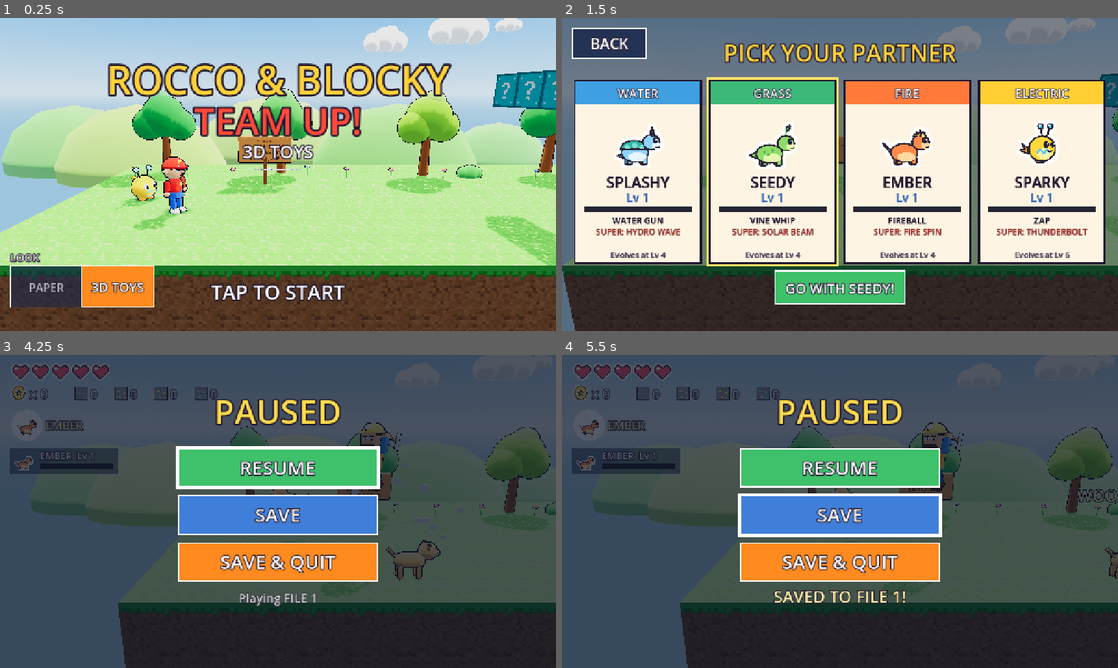
Above: before the commit, frames 1-4 (two rows, left to right).
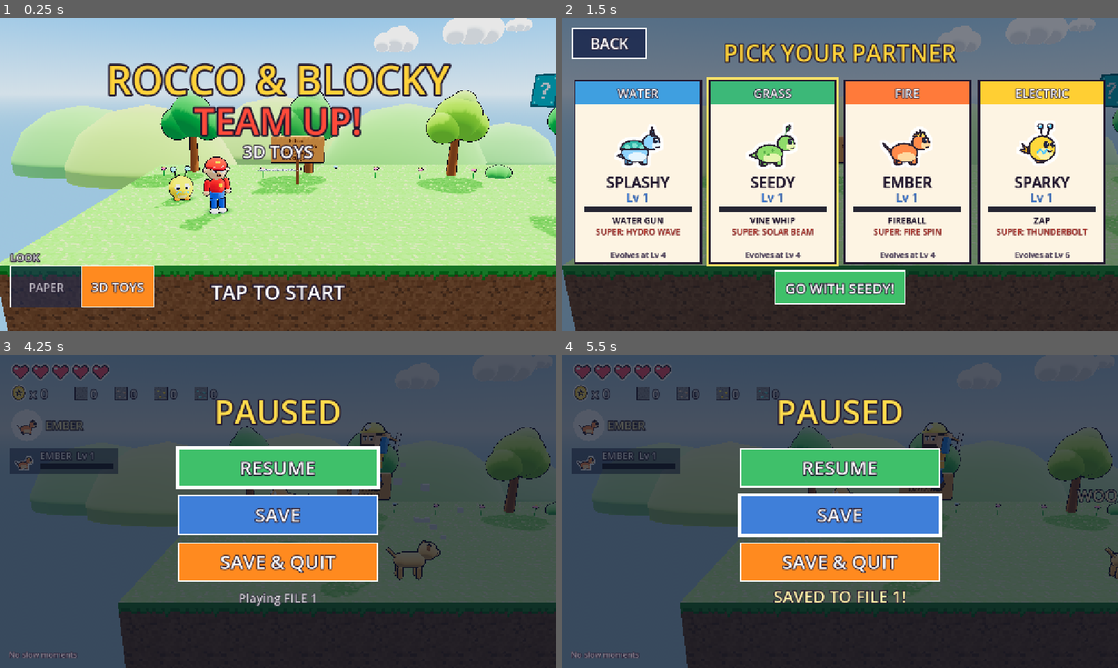
Above: after the commit, the same moments.

Repository: avgeropoulos/sp-ceb-llD3stroyer
Game: Godot game, scene res://main.tscn
The game is run twice, just before and just after one commit, with the same random seed, the same clock (stepped at 60 frames per second) and the same inputs.
Inputs (mouse positions are in pixels of both pictures, inside the frame that each line leads up to):
- Up to frame 1 (0.25 s): no input
- Up to frame 2 (1.5 s): move the mouse to (962, 158) at 0.52 s; hold Right (right) 0.53-1.25 s; tap V (super) at 0.6 s; click (962, 158) at 0.67 s; tap Space (jump) at 0.77 s; tap C (swap) at 0.8 s; drag from (728, 190) to (812, 237) at 1.27 s
- Up to frame 3 (4.25 s): move the mouse to (333, 442) at 2.02 s; hold Right (right) 2.03-2.75 s; tap X (action) at 2.1 s; tap C (swap) at 2.3, 3.6 s; drag from (250, 574) to (111, 464) at 2.77 s; move the mouse to (444, 558) at 3.52 s; hold Left (left) from 3.53 s (still down); tap Space (jump) at 3.77 s; tap Escape (pause) at 4.15 s
- Up to frame 4 (5.5 s): release Left (left) at 4.25 s; drag from (673, 464) to (756, 433) at 4.27 s; move the mouse to (867, 511) at 5.02 s; hold Down (down) from 5.03 s (still down); tap J at 5.1 s; click (867, 511) at 5.17 s; tap C (swap) at 5.3 s

The runs differ from the first frame. In frame 1, 22% of the frame differs, in the area x 0-100%, y 0-100%; in frame 2, less than 0.1%; in frame 3, 0.1%; in frame 4, 0.1%.

Commit message:
Team Up! 3D: fix the lag at the start, on SUPERs and when Krag Jr. shows up
Measured with the real Mobile renderer: drawing the pop-in banners (1-1 MEADOW
MINE, HYDRO WAVE!, KRAG JR.!) took 20-38 ms a frame here (much more on a tablet),
because the pop changed the font size every frame and every letter was redrawn.
* Banners are drawn at one size and scaled; HUD now ~1.5 ms in those moments.
* A short LOADING screen prepares every text size (incl. lowercase), picture,
  HUD shape and effect, so the title and the game don't hitch (title ~0.5 ms).
* Effects never cast shadows and share materials (no new pipelines mid-game).
* Lag finder: the pause menu lists frames over 50 ms and what was happening.

Co-Authored-By: Claude Opus 5.5 <noreply@anthropic.com>
Claude-Session: https://claude.ai/code/session_016VAi3dvV3rpwa6cu57MYxQ

Diff:
--- a/teamup-paper/scripts/fx.gd
+++ b/teamup-paper/scripts/fx.gd
@@ -69,9 +69,7 @@
 
 ## A thunderbolt crashing down onto a spot (Sparky's SUPER).
 func bolt(pos: Vector3) -> void:
-	var m := StandardMaterial3D.new()
-	m.shading_mode = BaseMaterial3D.SHADING_MODE_UNSHADED
-	m.albedo_color = Color(0.6, 0.9, 1.0)
+	var m := _glow(Color(0.6, 0.9, 1.0))
 	var root := Node3D.new()
 	root.position = pos
 	add_child(root)
@@ -89,6 +87,7 @@
 		root.add_child(seg)
 		x = nx
 		y -= 1.5
+	_no_shadows(root)
 	# (no real light here: a new kind of light makes phones rebuild every material = a freeze)
 	burst(pos + Vector3(0, 0.3, 0), Color(0.55, 0.85, 1.0), 12, 6)
 	var tw := create_tween()
@@ -97,11 +96,26 @@
 	tw.tween_callback(root.queue_free)
 
 
+var _glows := {}
+
+
+## Effects glow and never cast shadows (shadows of new effect shapes made the tablet
+## prepare a new shadow pipeline mid-game = a hitch on the first SUPER).
 func _glow(c: Color) -> StandardMaterial3D:
-	var m := StandardMaterial3D.new()
-	m.shading_mode = BaseMaterial3D.SHADING_MODE_UNSHADED
-	m.albedo_color = c
-	return m
+	var k := c.to_html()
+	if not _glows.has(k):
+		var m := StandardMaterial3D.new()
+		m.shading_mode = BaseMaterial3D.SHADING_MODE_UNSHADED
+		m.albedo_color = c
+		_glows[k] = m
+	return _glows[k]
+
+
+func _no_shadows(n: Node) -> void:
+	for c in n.get_children():
+		if c is GeometryInstance3D:
+			c.cast_shadow = GeometryInstance3D.SHADOW_CASTING_SETTING_OFF
+		_no_shadows(c)
 
 
 ## HYDRO WAVE: two big waves roll out both ways from the partner.
@@ -141,6 +155,7 @@
 		foam.rotation.x = PI / 2
 		foam.position = Vector3(dir * 0.85, 1.75, 0)
 		w.add_child(foam)
+		_no_shadows(w)
 		var tw := create_tween()
 		tw.tween_property(w, "position:x", at.x + dir * 14.0, 0.9).set_ease(Tween.EASE_OUT)
 		tw.parallel().tween_property(w, "scale", Vector3(1, 0.4, 1), 0.9)
@@ -164,6 +179,7 @@
 		mi.rotation.z = PI / 2
 		mi.position.x = dir * 0.5
 		b.add_child(mi)
+	_no_shadows(b)
 	b.scale = Vector3(0.01, 1, 1)
 	var tw := create_tween()
 	tw.tween_property(b, "scale:x", length, 0.25)
@@ -185,6 +201,7 @@
 	r.mesh = tm
 	r.material_override = _glow(Color("ff8a2a"))
 	r.position = at + Vector3(0, 0.5, 0)
+	r.cast_shadow = GeometryInstance3D.SHADOW_CASTING_SETTING_OFF
 	add_child(r)
 	r.scale = Vector3(0.3, 1.5, 0.3)
 	var tw := create_tween()
@@ -210,6 +227,7 @@
 		mi.material_override = _glow(Color("3fae4a") if k < n - 1 else Color("7fe05a"))
 		mi.position = dir * (reach * (k + 1) / n) + Vector3(0, sin(k * 1.3) * 0.12, 0)
 		v.add_child(mi)
+	_no_shadows(v)
 	v.scale = Vector3.ONE * 0.05
 	var tw := create_tween()
 	tw.tween_property(v, "scale", Vector3.ONE, 0.1)
--- a/teamup-paper/scripts/hud.gd
+++ b/teamup-paper/scripts/hud.gd
@@ -141,6 +141,9 @@
 	var s := size
 	if game == null:
 		return
+	if game.state == "loading":
+		_draw_loading()
+		return
 	if game.state == "title":
 		_draw_title()
 		return
@@ -153,10 +156,16 @@
 	_draw_hud()
 	if game.state == "play":
 		_draw_controls()
-	if message_t > 0:
+	if message_t > 0 and game.state != "paused":
 		var a := clampf(message_t * 3, 0, 1)
+		# The pop-in grows the picture, never the font size: a new font size every frame makes
+		# the tablet redraw every letter from scratch (that was the lag at the start, on SUPERs
+		# and when Krag Jr. shows up).
 		var pop := 1.0 + maxf(0, (message_t - 1.9)) * 1.5
-		txt(message, Vector2(0, s.y * 0.36), int(64 * pop), Color(1, 0.86, 0.3, a), HORIZONTAL_ALIGNMENT_CENTER, s.x, 14)
+		var mid := Vector2(s.x * 0.5, s.y * 0.36 - 22)
+		draw_set_transform(mid * (1.0 - pop), 0.0, Vector2(pop, pop))
+		txt(message, Vector2(0, s.y * 0.36), 64, Color(1, 0.86, 0.3, a), HORIZONTAL_ALIGNMENT_CENTER, s.x, 14)
+		draw_set_transform(Vector2.ZERO, 0.0, Vector2.ONE)
 		if sub_message != "":
 			txt(sub_message, Vector2(0, s.y * 0.36 + 52), 30, Color(1, 1, 1, a), HORIZONTAL_ALIGNMENT_CENTER, s.x, 8)
 	if game.state == "paused":
@@ -289,6 +298,43 @@
 		txt("UPDATE!", Vector2(r.position.x, r.position.y + 66), 52, Color.WHITE, HORIZONTAL_ALIGNMENT_CENTER, r.size.x, 10)
 
 
+## Every text size the game uses later, drawn invisibly on the title screen (one per frame),
+## so the letters are ready before play and nothing has to be prepared mid-game.
+var warm_sizes := [18, 19, 20, 21, 22, 23, 24, 25, 26, 27, 28, 29, 30, 32, 33, 34, 35, 36, 38, 40, 44, 46, 52, 54, 56, 64, 76, 80, 84, 88, 92]
+const WARM_TEXT := "ABCDEFGHIJKLMNOPQRSTUVWXYZabcdefghijklmnopqrstuvwxyz0123456789 %!?&.,:;'/+-→()"
+
+
+## The first few frames: a plain screen while every text size and effect gets ready.
+## Freezing here is invisible, so the title and the game run smoothly afterwards.
+func _draw_loading() -> void:
+	var s := size
+	draw_rect(Rect2(Vector2.ZERO, s), Color("2a6fb8"))
+	txt("LOADING...", Vector2(0, s.y * 0.5), 48, Color.WHITE, HORIZONTAL_ALIGNMENT_CENTER, s.x, 10)
+	# pictures and shapes the game screen uses (so starting a game doesn't hitch)
+	for l in Mons.ORDER:
+		for st in Mons.LINES[l].names.size():
+			draw_texture_rect(img(Mons.face(l, st)), Rect2(-500, -500, 40, 40), false)
+	for n in ["rocco_idle", "blocky_idle", "heart", "heart_empty", "coin", "kragjr_1"]:
+		draw_texture_rect(img(n), Rect2(-500, -500, 40, 40), false)
+	draw_circle(Vector2(-300, -300), 40, Color(1, 1, 1, 0.01))
+	draw_arc(Vector2(-300, -300), 40, 0, TAU, 48, Color(1, 1, 1, 0.01), 3, true)
+	draw_arc(Vector2(-300, -300), 30, -PI / 2, 1.0, 48, Color(1, 1, 1, 0.01), 8, true)
+	draw_rect(Rect2(-300, -300, 30, 30), Color(1, 1, 1, 0.01), false, 2.0)
+	# the game screen's buttons and panels once, off-screen
+	draw_set_transform(Vector2(-6000, -6000), 0.0, Vector2.ONE)
+	_draw_hud()
+	_draw_controls()
+	draw_set_transform(Vector2.ZERO, 0.0, Vector2.ONE)
+	for i in 7:
+		if warm_sizes.is_empty():
+			break
+		var sz: int = warm_sizes.pop_back()
+		for o in [0, 6, 7, 8, 9, 10, 12, 14, 16, 18]:
+			if o <= sz / 3:
+				draw_string_outline(font, Vector2(-4000, -4000), WARM_TEXT, HORIZONTAL_ALIGNMENT_LEFT, -1, sz, o, Color(0, 0, 0, 0.01))
+		draw_string(font, Vector2(-4000, -4000), WARM_TEXT, HORIZONTAL_ALIGNMENT_LEFT, -1, sz, Color(0, 0, 0, 0.01))
+
+
 func _draw_title() -> void:
 	var s := size
 	var bob := sin(title_t * 2.5) * 6
@@ -342,6 +388,15 @@
 		draw_rect(r, PAUSE_COLORS[i])
 		draw_rect(r, Color.WHITE, false, 3.0)
 		txt(PAUSE_LABELS[i], Vector2(r.position.x, r.position.y + 60), 44, Color.WHITE, HORIZONTAL_ALIGNMENT_CENTER, r.size.x, 9)
+	# lag finder (bottom left): screenshot this if the game stutters
+	if game.slow_count > 0:
+		var ly: float = s.y - 24.0 - game.slow.size() * 24.0
+		txt("Slow moments: %d" % game.slow_count, Vector2(20, ly), 20, Color(1, 1, 1, 0.75), HORIZONTAL_ALIGNMENT_LEFT, -1, 5)
+		for e in game.slow:
+			ly += 24
+			txt("%d ms  %s" % [e[0], e[1]], Vector2(20, ly), 18, Color(1, 1, 1, 0.6), HORIZONTAL_ALIGNMENT_LEFT, -1, 5)
+	else:
+		txt("No slow moments", Vector2(20, s.y - 24), 18, Color(1, 1, 1, 0.5), HORIZONTAL_ALIGNMENT_LEFT, -1, 5)
 	var y := pause_rect(2).end.y + 50
 	if game.save_note_t > 0:
 		txt(game.save_note, Vector2(0, y), 38, Color("fff2a8"), HORIZONTAL_ALIGNMENT_CENTER, s.x, 9)
--- a/teamup-paper/scripts/main.gd
+++ b/teamup-paper/scripts/main.gd
@@ -14,7 +14,7 @@
 const GO_LINES := ["Here we go!", "Andiamo! Let's go!", "Okey dokey!"]
 const OUCH_LINES := ["Mamma mia!", "Oh no!", "Ow ow ow!"]
 
-var state := "title"
+var state := "loading"   # a short LOADING... screen first, then "title"
 var level: Level
 var fx: Fx
 var hud: Hud
@@ -81,6 +81,12 @@
 
 var updater: Updater
 var original_cells := PackedByteArray()
+
+# lag finder: remembers slow frames and what was happening (shown in the pause menu)
+var doing := "starting"        # what's happening right now, e.g. "SUPER HYDRO WAVE"
+var doing_t := 0.0
+var slow: Array = []           # [ms, what] for the last few slow frames
+var slow_count := 0
 var sfx_players: Array[AudioStreamPlayer] = []
 var sfx_cache := {}
 var music: AudioStreamPlayer
@@ -292,6 +298,7 @@
 
 
 func do_swap() -> void:
+	note("SWAP")
 	var l := leader()
 	var p := l.position
 	if control == "human" and human == "rocco":
@@ -548,8 +555,7 @@
 		fx.beam(at, 1.0, 2.0)
 		fx.ring(at, 1.0)
 		fx.vine(at, Vector3.RIGHT, 1.0)
-		for sz in [36, 48, 52, 56, 60, 64]:
-			fx.text(at, "+0123456789/ABCDEFGHIJKLMNOPQRSTUVWXYZ!→", Color.WHITE, sz, 0.3)
+
 		for k in ["spark", "arrow", "spikeball", "coin", "heart", "shot_water", "shot_fire"]:
 			var n := level.prop(k, at, 0.3)
 			n.scale = Vector3.ONE * 0.05
@@ -561,13 +567,19 @@
 				"thunder", "boss_hit", "arrow", "item", "heart", "woof", "alert", "clear", "boss_down"]:
 			if not sfx_cache.has(name):
 				sfx_cache[name] = load("res://sfx/%s.wav" % name)
+	elif warm_t >= 4 and warm_t < 10:   # one text size per frame, so the title never stutters
+		var sz: int = [36, 40, 48, 52, 56, 60][warm_t - 4]
+		fx.text(at, "+0123456789/ABCDEFGHIJKLMNOPQRSTUVWXYZ!→", Color.WHITE, sz, 0.3)
 	elif warm_t == 12:
 		for n in warm_nodes:
 			n.queue_free()
 		warm_nodes.clear()
 		for h in heroes.values():
 			h.bar.visible = false
+	elif warm_t > 12 and (hud.warm_sizes.is_empty() or state not in ["loading", "title"]):
 		warm_t = -1
+		if state == "loading":
+			state = "title"
 
 
 ## The partner earns XP. Level ups pop up; at Lv 4 and Lv 8 it evolves (the evolution scene).
@@ -586,6 +598,7 @@
 
 
 func start_evolve(st: int) -> void:
+	note("evolving")
 	evolve_from = display_name("mon")
 	evolve_to = st
 	evolve_t = 0.0
@@ -621,6 +634,24 @@
 	_update_camera(dt)
 
 
+## Remembers a frame that took longer than 50 ms (a visible hitch) and what was happening.
+func _watch_lag(delta: float) -> void:
+	doing_t -= delta
+	if doing_t <= 0:
+		doing = state.to_upper() if state != "play" else "playing"
+	if delta > 0.05 and state in ["title", "play", "evolve"] and not bot:
+		slow_count += 1
+		slow.push_front([int(delta * 1000), doing])
+		if slow.size() > 5:
+			slow.pop_back()
+
+
+## Marks what's happening for the next second (for the lag finder).
+func note(what: String) -> void:
+	doing = what
+	doing_t = 1.0
+
+
 ## PAPER <-> 3D TOYS (title screen). Rebuilds everything in the other look.
 func toggle_look() -> void:
 	Look.toy = not Look.toy
@@ -629,6 +660,7 @@
 
 
 func start_game(n: int = 0) -> void:
+	note("starting the level")
 	slot = n
 	state = "play"
 	play_t = 0
@@ -641,6 +673,7 @@
 ## so movement is smooth on fast screens. Long frames are split into small steps so
 ## nothing can fly through a block; taps only count in the first step.
 func _process(delta: float) -> void:
+	_watch_lag(delta)
 	_gather_input()
 	var dt := minf(delta, 0.1)
 	var steps := maxi(1, ceili(dt * 60.0 - 0.01))
@@ -656,6 +689,9 @@
 
 
 func _step(dt: float) -> void:
+	if state == "loading":
+		_update_camera(dt)
+		return
 	if state == "title":
 		for h in heroes.values():
 			h.vel = Vector3.ZERO
@@ -923,6 +959,7 @@
 
 
 func _slam_land(h: Hero) -> void:
+	note("butt slam")
 	h.slam = ""
 	h.vel.y = 5
 	h.squash = Vector2(1.35, 0.7)
@@ -998,6 +1035,7 @@
 
 
 func _open_mystery(c: Vector3i) -> void:
+	note("? block")
 	level.set_cell(c.x, c.y, c.z, Level.USED)
 	var top := Vector3(c) + Vector3(0.5, 1.1, 0.5)
 	if hearts < MAX_HEARTS and randf() < 0.4:
@@ -1028,6 +1066,7 @@
 func _thunderbolt() -> void:
 	super_charge = 0
 	var m: Hero = heroes.mon
+	note("SUPER " + Mons.LINES[m.line].super)
 	var info: Dictionary = Mons.LINES[m.line]
 	var power := 4 + m.stage
 	fx.shake = 0.9
@@ -1335,6 +1374,7 @@
 
 
 func start_boss(f: Foe) -> void:
+	note("Krag Jr. arrives")
 	boss_on = true
 	checkpoint = Vector3(Level.BOSS_X0 + 2, 5, 6.5)
 	hud.say("KRAG JR.!", "Stomp him when he swoops down!", 2.8)
Not shown, changed: CLAUDE.md
Not shown, changed: teamup-paper/README.md
